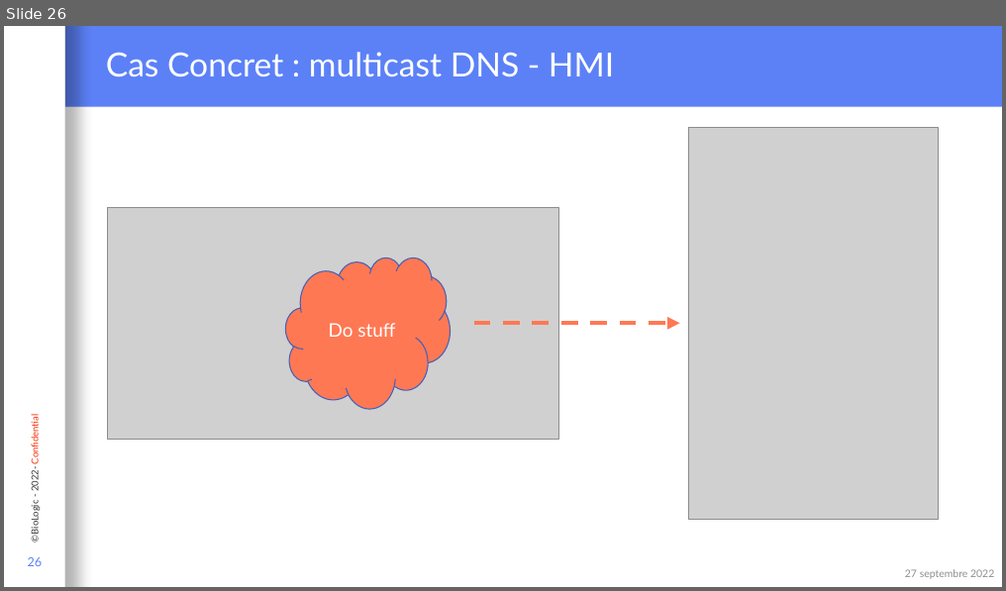
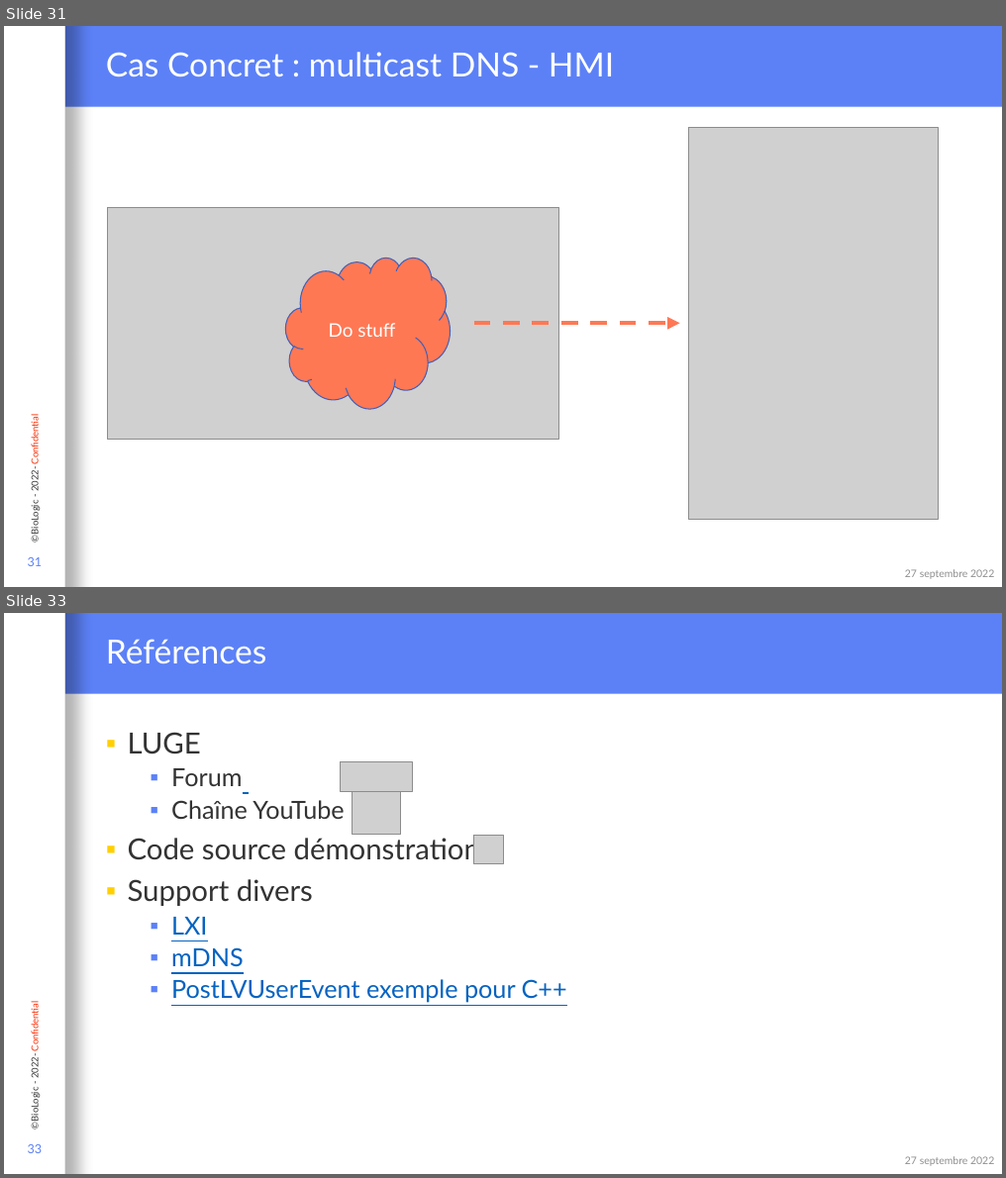
Before and after one commit to Loysse/PostLVUserEvent_Demo, a slide deck: Interaction événementielle entre du code C et LabVIEW.pptx. Shown one above the other, each under a label of ours: slide 26 before the commit, slides 31 and 33 after it; the slides between them are not shown. The pictures are 1006x591 and 1006x1178 pixels, drawn with LibreOffice and Linux fonts; fonts in the diff are those of the drawing; grey boxes stand for pictures; background and template pictures are left out. Boxes give left, top, right and bottom in pixels: in the first picture for what was removed or moved away, otherwise in the second. Text is boxed around its words. In the diff, an @@ line names an element or a change of style, - is before the commit and + after.

```diff
--- a/Interaction événementielle entre du code C et LabVIEW.pptx
+++ b/Interaction événementielle entre du code C et LabVIEW.pptx
@@ slide 33 added at (4, 613, 1002, 1174), background #FFFFFF; not listed: 3 template elements that a slide beside it also shows @@
@@ title added at (106, 639, 267, 663), 32 pt, text #FFFFFF @@
+Références
@@ text added at (128, 732, 567, 1003), 24 pt, text #333333 @@
+▪ LUGE
+  ▪ Forum
+  ▪ Chaîne YouTube
+▪ Code source démonstration
+▪ Support divers
+  ▪ LXI
+  ▪ mDNS
+  ▪ PostLVUserEvent exemple pour C++
@@ picture added at (341, 761, 412, 791) @@
@@ picture added at (352, 786, 401, 835) @@
@@ picture added at (473, 836, 503, 864) @@
@@ page number added at (28, 1145, 43, 1154), 12 pt, text #5C81F7 @@
+33
@@ text added at (905, 1157, 994, 1166), 10 pt, text #8F8F8F @@
+27 septembre 2022
@@ what was slide 26 is now slide 31 @@
@@ page number at (28, 558, 43, 567): text changed @@
-26
+31
```
Also in this commit, not shown: 3 slides changed, 5 other slides added.
